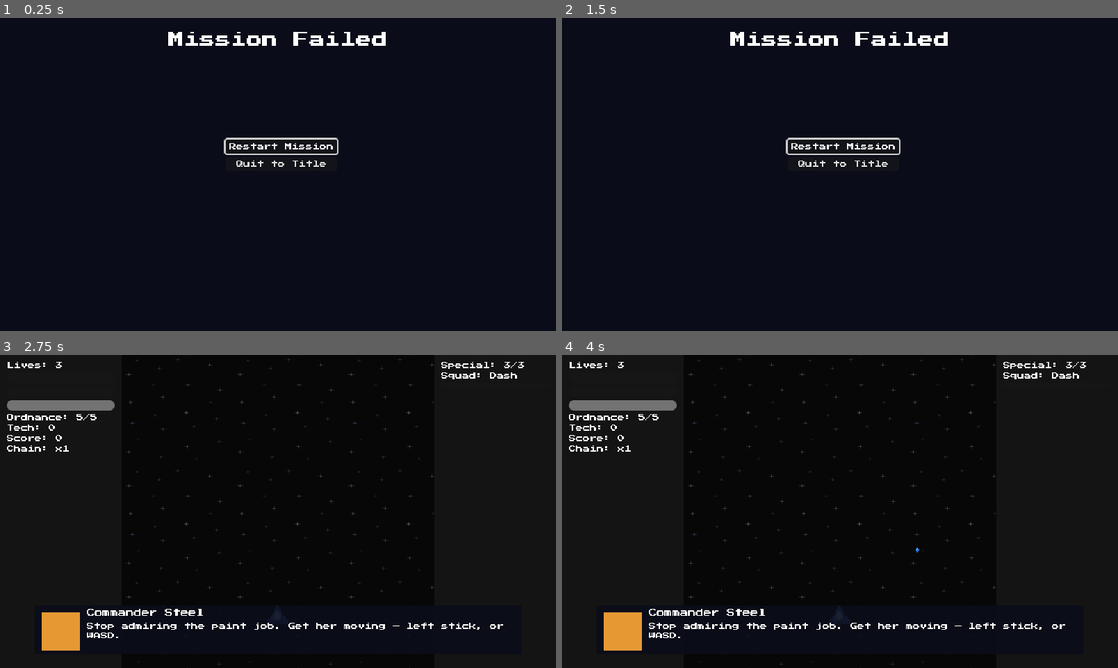
Above: before the commit, frames 1-4 (two rows, left to right).
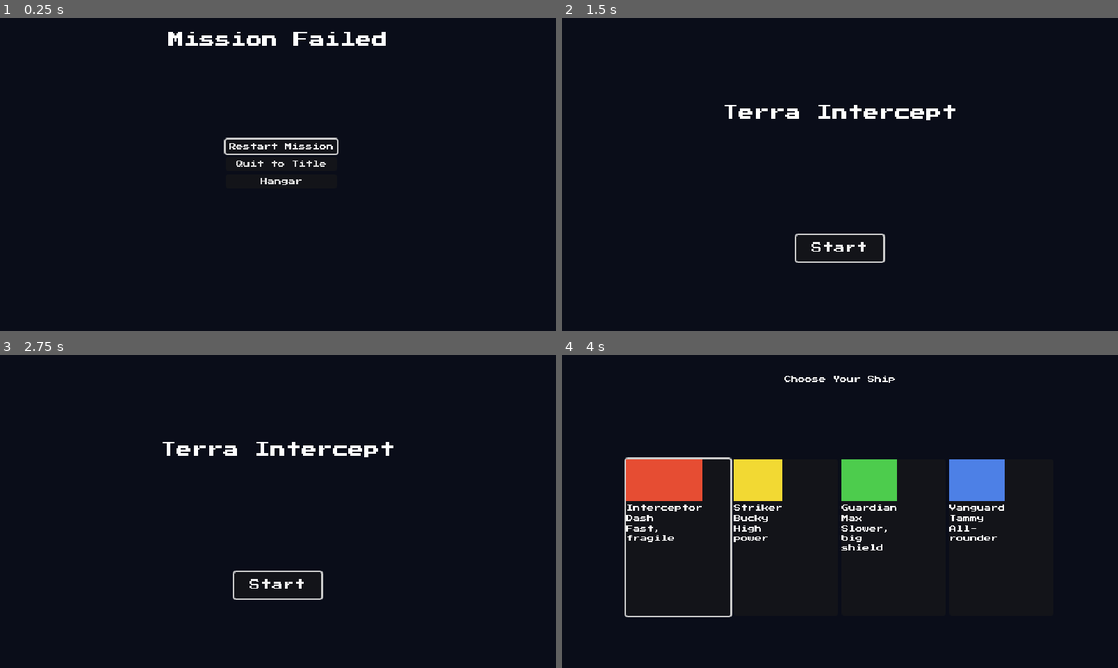
Above: after the commit, the same moments.

Repository: Funfetsunk/terra-intercept
Game: Godot game, scene res://scenes/menus/game_over_screen.tscn
The game is run twice, just before and just after one commit, with the same random seed, the same clock (stepped at 60 frames per second) and the same inputs. This scene is started directly instead of the project's main scene.
Inputs (mouse positions are in pixels of both pictures, inside the frame that each line leads up to):
- Up to frame 1 (0.25 s): no input
- Up to frame 2 (1.5 s): click (845, 180) at 0.5 s, where only the run after the commit has a clickable "Hangar"; click (840, 309) at 1.25 s, where only the run after the commit has a clickable "Back"
- Up to frame 3 (2.75 s): click (283, 483) at 2 s, where only the run before the commit has a clickable "Restart Mission"
- Up to frame 4 (4 s): click (840, 586) at 2.75 s, where only the run after the commit has a clickable "Start"; click (1023, 458) at 3.5 s, where only the run after the commit has a clickable "Create"

The runs differ from the first frame. In frame 1, less than 0.1% of the frame differs, in the area x 46-55%, y 51-54%; in frame 2, 2.2%; in frame 3, 4.0%; in frame 4, 10%, in the area x 1-95%, y 0-100%.

Commit message:
Add Hangar screen: spend tech on upgrades, refund rule on game over
New hangar.tscn/.gd, with one upgrade_row.tscn instance per
GameState.all_upgrades entry -- dynamically instantiated since the
upgrade list is data-driven and can grow, unlike ship_select's fixed
four ships. Each row shows name, description, cost, level, and either a
Buy button, "Locked -- column N" (the explicit CLAUDE.md requirement),
or "Maxed".

No world map yet (task 6), so wired two interim entry points instead:
results screen's Continue now routes through the Hangar rather than
straight to title, and game_over_screen gets a Hangar button that calls
GameState.refund_ledger() first, matching the explicit refund rule. Both
exit back to title_screen for now. No pause menu built -- design-summary's
"Quit to Hangar" isn't in the milestone 3 task list.

Fixed a bug caught in testing: buying one upgrade only refreshed its own
row and the tech label, not other rows' afford-state, so a second
upgrade's Buy button stayed enabled after tech dropped below its cost.
Hangar now refreshes every row on any purchase.

Verified: locked/maxed/afford states render correctly, a purchase
deducts tech and updates all rows, the game-over path refunds exactly
the pending ledger before entering the Hangar, and London still plays
through cleanly afterward.

Co-Authored-By: Claude Sonnet 5 <noreply@anthropic.com>
Claude-Session: https://claude.ai/code/session_01RV6NjfYkb9ah9RXEg66au1

Diff:
--- a/scenes/menus/game_over_screen.gd
+++ b/scenes/menus/game_over_screen.gd
@@ -1,16 +1,19 @@
 extends Control
 
 const MISSION_SCENE_PATH: String = "res://scenes/levels/london.tscn"
+const HANGAR_SCENE_PATH: String = "res://scenes/menus/hangar.tscn"
 
 @onready var _restart_button: Button = $ButtonList/RestartButton
 @onready var _skip_tutorial_button: Button = $ButtonList/SkipTutorialButton
 @onready var _quit_button: Button = $ButtonList/QuitButton
+@onready var _hangar_button: Button = $ButtonList/HangarButton
 @onready var _game_state: Node = get_node("/root/GameState")
 
 func _ready() -> void:
 	_restart_button.pressed.connect(_on_restart)
 	_skip_tutorial_button.pressed.connect(_on_skip_tutorial)
 	_quit_button.pressed.connect(_on_quit)
+	_hangar_button.pressed.connect(_on_hangar)
 	_skip_tutorial_button.visible = _game_state.tutorial_completed
 	_restart_button.grab_focus()
 
@@ -32,3 +35,7 @@
 
 func _on_quit() -> void:
 	get_tree().change_scene_to_file("res://scenes/menus/title_screen.tscn")
+
+func _on_hangar() -> void:
+	_game_state.refund_ledger()
+	get_tree().change_scene_to_file(HANGAR_SCENE_PATH)
--- a/scenes/menus/game_over_screen.tscn
+++ b/scenes/menus/game_over_screen.tscn
@@ -43,3 +43,7 @@
 [node name="QuitButton" type="Button" parent="ButtonList" unique_id=1996368015]
 layout_mode = 2
 text = "Quit to Title"
+
+[node name="HangarButton" type="Button" parent="ButtonList" unique_id=25601131]
+layout_mode = 2
+text = "Hangar"
--- /dev/null
+++ b/scenes/menus/hangar.gd
@@ -0,0 +1,41 @@
+extends Control
+
+const TITLE_SCENE: String = "res://scenes/menus/title_screen.tscn"
+const UPGRADE_ROW_SCENE: PackedScene = preload("res://scenes/menus/upgrade_row.tscn")
+
+@onready var _game_state: Node = get_node("/root/GameState")
+@onready var _tech_label: Label = $TechLabel
+@onready var _upgrade_list: VBoxContainer = $UpgradeList
+@onready var _back_button: Button = $BackButton
+
+var _rows: Array[UpgradeRow] = []
+
+func _ready() -> void:
+	_back_button.pressed.connect(_on_back)
+	for upgrade: UpgradeData in _game_state.all_upgrades:
+		var row: UpgradeRow = UPGRADE_ROW_SCENE.instantiate()
+		_upgrade_list.add_child(row)
+		row.setup(upgrade, _game_state)
+		row.purchased.connect(_on_any_purchased)
+		_rows.append(row)
+	_refresh_tech_label()
+	_back_button.grab_focus()
+
+func _unhandled_input(event: InputEvent) -> void:
+	if event.is_action_pressed("p1_ordnance"):
+		var viewport: Viewport = get_viewport()
+		var focused: Control = viewport.gui_get_focus_owner()
+		if focused is Button:
+			viewport.set_input_as_handled()
+			(focused as Button).pressed.emit()
+
+func _refresh_tech_label() -> void:
+	_tech_label.text = "Tech: %d" % _game_state.banked_tech
+
+func _on_any_purchased() -> void:
+	_refresh_tech_label()
+	for row: UpgradeRow in _rows:
+		row.refresh()
+
+func _on_back() -> void:
+	get_tree().change_scene_to_file(TITLE_SCENE)
--- /dev/null
+++ b/scenes/menus/hangar.tscn
@@ -0,0 +1,49 @@
+[gd_scene format=3 uid="uid://cod47ds53qfyq"]
+
+[ext_resource type="Script" uid="uid://bja24xqcf8ljk" path="res://scenes/menus/hangar.gd" id="1_0w6j8"]
+
+[node name="Hangar" type="Control" unique_id=11048898]
+layout_mode = 3
+anchors_preset = 0
+offset_right = 640.0
+offset_bottom = 360.0
+script = ExtResource("1_0w6j8")
+
+[node name="Backdrop" type="ColorRect" parent="." unique_id=720550161]
+layout_mode = 0
+offset_right = 640.0
+offset_bottom = 360.0
+mouse_filter = 2
+color = Color(0.04, 0.05, 0.1, 1)
+
+[node name="TitleLabel" type="Label" parent="." unique_id=2055134690]
+layout_mode = 0
+offset_top = 16.0
+offset_right = 640.0
+offset_bottom = 40.0
+text = "Hangar"
+horizontal_alignment = 1
+
+[node name="TechLabel" type="Label" parent="." unique_id=1982210627]
+layout_mode = 0
+offset_top = 44.0
+offset_right = 640.0
+offset_bottom = 58.0
+text = "Tech: 0"
+horizontal_alignment = 1
+
+[node name="UpgradeList" type="VBoxContainer" parent="." unique_id=209540095]
+layout_mode = 0
+offset_left = 60.0
+offset_top = 80.0
+offset_right = 580.0
+offset_bottom = 300.0
+theme_override_constants/separation = 10
+
+[node name="BackButton" type="Button" parent="." unique_id=1239208107]
+layout_mode = 0
+offset_left = 270.0
+offset_top = 320.0
+offset_right = 370.0
+offset_bottom = 348.0
+text = "Back"
--- a/scenes/menus/results_screen.gd
+++ b/scenes/menus/results_screen.gd
@@ -19,4 +19,4 @@
 		_on_continue()
 
 func _on_continue() -> void:
-	get_tree().change_scene_to_file("res://scenes/menus/title_screen.tscn")
+	get_tree().change_scene_to_file("res://scenes/menus/hangar.tscn")
--- /dev/null
+++ b/scenes/menus/upgrade_row.gd
@@ -0,0 +1,37 @@
+extends HBoxContainer
+class_name UpgradeRow
+
+signal purchased
+
+@onready var _info_label: Label = $InfoLabel
+@onready var _action_button: Button = $ActionButton
+
+var _upgrade: UpgradeData
+var _game_state: Node
+
+func setup(upgrade: UpgradeData, game_state: Node) -> void:
+	_upgrade = upgrade
+	_game_state = game_state
+	_action_button.pressed.connect(_on_buy_pressed)
+	refresh()
+
+func refresh() -> void:
+	var level: int = _game_state.upgrades_owned.get(_upgrade.id, 0)
+	_info_label.text = "%s (Lv %d/%d) — %s — Cost %d" % [_upgrade.upgrade_name, level, _upgrade.max_level, _upgrade.description, _upgrade.cost]
+	if _upgrade.unlock_column > _game_state.current_column:
+		_action_button.text = "Locked — column %d" % _upgrade.unlock_column
+		_action_button.disabled = true
+	elif level >= _upgrade.max_level:
+		_action_button.text = "Maxed"
+		_action_button.disabled = true
+	else:
+		_action_button.text = "Buy"
+		_action_button.disabled = _game_state.banked_tech < _upgrade.cost
+
+func _on_buy_pressed() -> void:
+	if _game_state.purchase_upgrade(_upgrade.id):
+		refresh()
+		purchased.emit()
+
+func get_action_button() -> Button:
+	return _action_button
--- /dev/null
+++ b/scenes/menus/upgrade_row.tscn
@@ -0,0 +1,19 @@
+[gd_scene format=3 uid="uid://ck7j5u1h6s1s7"]
+
+[ext_resource type="Script" uid="uid://tviuewvo4daa" path="res://scenes/menus/upgrade_row.gd" id="1_v3ejo"]
+
+[node name="UpgradeRow" type="HBoxContainer" unique_id=874269573]
+custom_minimum_size = Vector2(0, 50)
+theme_override_constants/separation = 12
+script = ExtResource("1_v3ejo")
+
+[node name="InfoLabel" type="Label" parent="." unique_id=1735889118]
+layout_mode = 2
+size_flags_horizontal = 3
+text = "Upgrade name (Lv 0/3) — description — Cost 0"
+autowrap_mode = 3
+
+[node name="ActionButton" type="Button" parent="." unique_id=1847970737]
+custom_minimum_size = Vector2(140, 0)
+layout_mode = 2
+text = "Buy"
Not shown, added: scenes/menus/hangar.gd.uid
Not shown, added: scenes/menus/upgrade_row.gd.uid
Not shown, changed: CLAUDE.md
